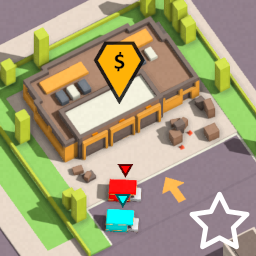
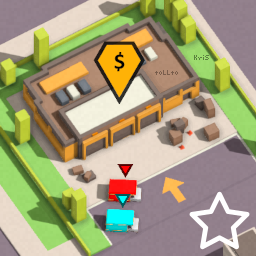
Layer changes from the first 256px x 256px image to the second:
painted on "Background" over <box>155,55,209,75</box>
